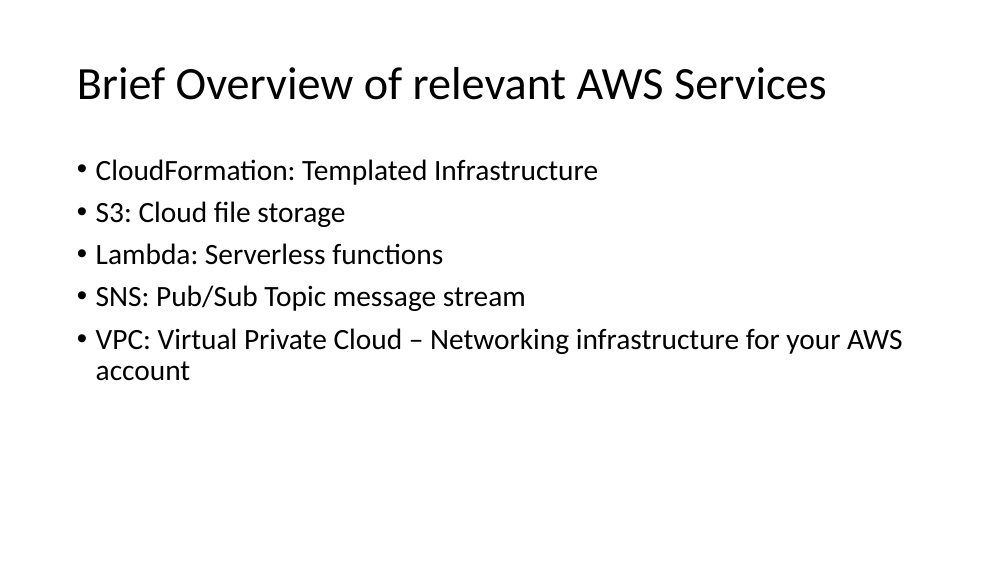
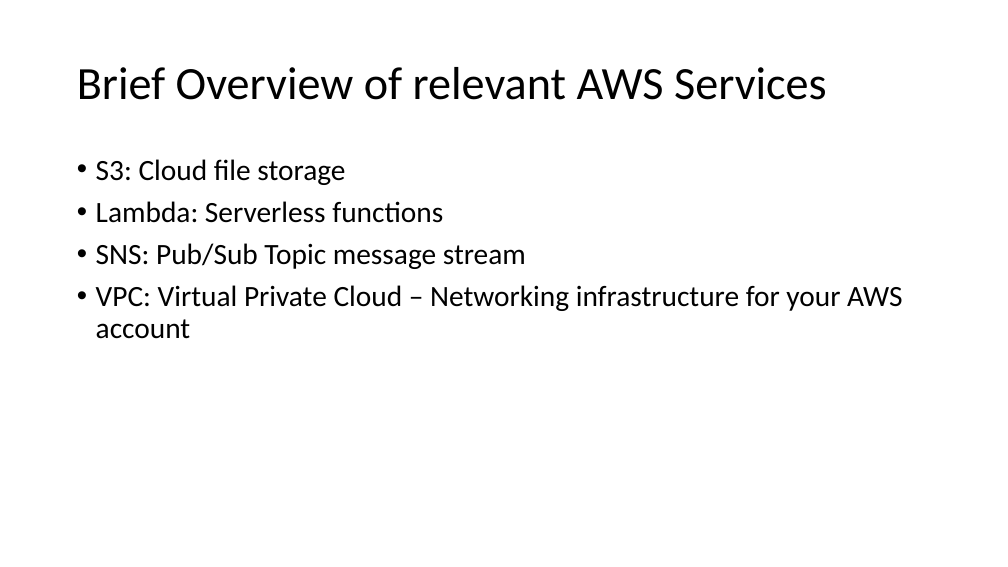
Before and after one commit to jbaacke/CloudFormationAndCARRDSDemo, a slide deck: slide 5 of VSTS and CloudFormation.pptm. Drawn at 1008x567 pixels with LibreOffice and Linux fonts; fonts in the diff are those of the drawing. Boxes give left, top, right and bottom in pixels: in the first picture for what was removed or moved away, otherwise in the second. Text is boxed around its words. In the diff, an @@ line names an element or a change of style, - is before the commit and + after.

```diff
--- a/VSTS and CloudFormation.pptm
+++ b/VSTS and CloudFormation.pptm
@@ text at bbox=[96, 159, 598, 185]: paragraph removed @@
-• CloudFormation: Templated Infrastructure
```
Also in this commit, not shown: 7 other slides changed, 6 slides added.
